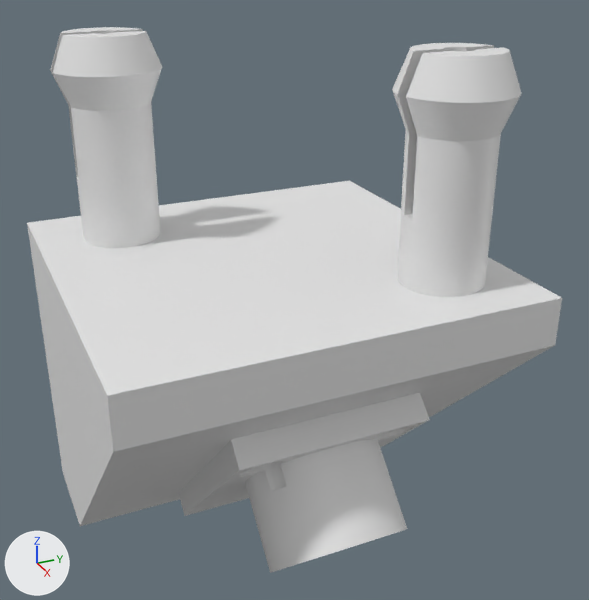
The Blender file Blender/SensorHolder.blend: old version first, new version second.
One viewpoint serves both versions: a 50 mm lens placed at (47.6, -21.2, 37.3), pointed at (-3.8, 2.0, 11.6). The axes (+X, +Y, +Z) are drawn at lower left. The lights are the same throughout.

The first picture shows 'MainBody', 'Pin', 'Pin.001', 'Sensor'.
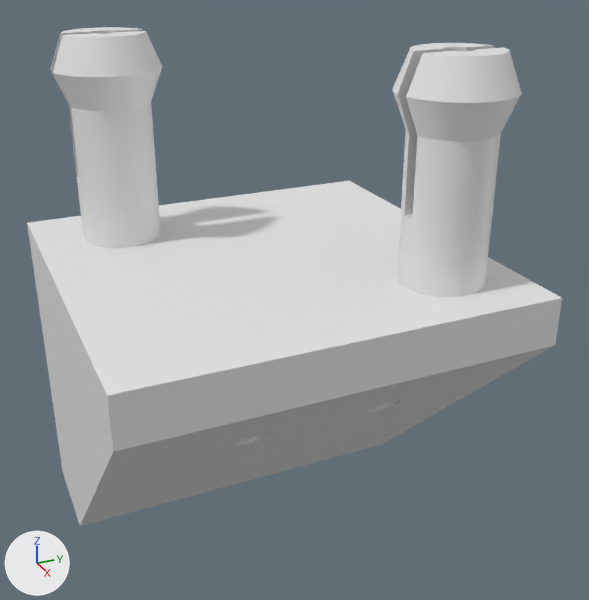
ob_sensorhole is not drawn itself; it is used by a modifier of ob_sensor.
ob_scrwcut is not drawn itself; it is used by a modifier of ob_mainbody.
ob_screwcut_2 is not drawn itself; it is used by a modifier of ob_mainbody.

What differs and where, as boxes [x1, y1, x2, y2] in the pictures (589 x 600 px; the box of a moved part takes in the faces that stretch with it):
'Sensor', hidden: before [179, 393, 430, 573]
part 1 of me_cylinder_009, moved or reshaped (not visible afterwards): before [239, 461, 287, 492]

What changed in the scene script:
```text
Change me_cylinder_009:
    where me_cylinder_009.from_pydata(...)  # 256 vertices, 130 faces; spans x 4.33..6.33, y -4.33..-2.33, z -1.0..1.0
    used by ob_sensorhole; location = (0.0, 0.0, 0.0); rotation_euler = (0.0, -0.785, 0.0), in degrees (0, -45, 0); scale = (1.5, 1.5, 2.5)
    me_cylinder_009 part 1: the whole mesh is moved by (-5.33, 3.33, 0.0)
Change ob_sensor:
    add ob_sensor.hide_set(True)
Change ob_mainbody:
    add _m = ob_mainbody.modifiers.new('Boolean.001', 'BOOLEAN')
    add _m.object = ob_scrwcut
    add _m = ob_mainbody.modifiers.new('Boolean.002', 'BOOLEAN')
    add _m.object = ob_screwcut_2
Change ob_sensorhole:
    ob_sensorhole.location: (0.0, 0.0, 0.0) -> (5.657, -5.0, 5.657)
Add ob_scrwcut:
    ob_scrwcut = bpy.data.objects.new('Scrwcut', me_cylinder_008.copy())  # the mesh of ob_hole_002
    ob_scrwcut.location = (5.657, 5.0, 5.657)
    ob_scrwcut.rotation_euler = (0.0, -0.785, 0.0)  # degrees (0, -45, 0)
    ob_scrwcut.scale = (1.25, 1.25, 10.0)
    ob_scrwcut.hide_set(True)
Add ob_screwcut_2:
    ob_screwcut_2 = bpy.data.objects.new('Screwcut 2', me_cylinder_008.copy())  # the mesh of ob_hole_002
    ob_screwcut_2.location = (5.657, -5.0, 5.657)
    ob_screwcut_2.rotation_euler = (0.0, -0.785, 0.0)  # degrees (0, -45, 0)
    ob_screwcut_2.scale = (1.25, 1.25, 10.0)
    ob_screwcut_2.hide_set(True)
```
